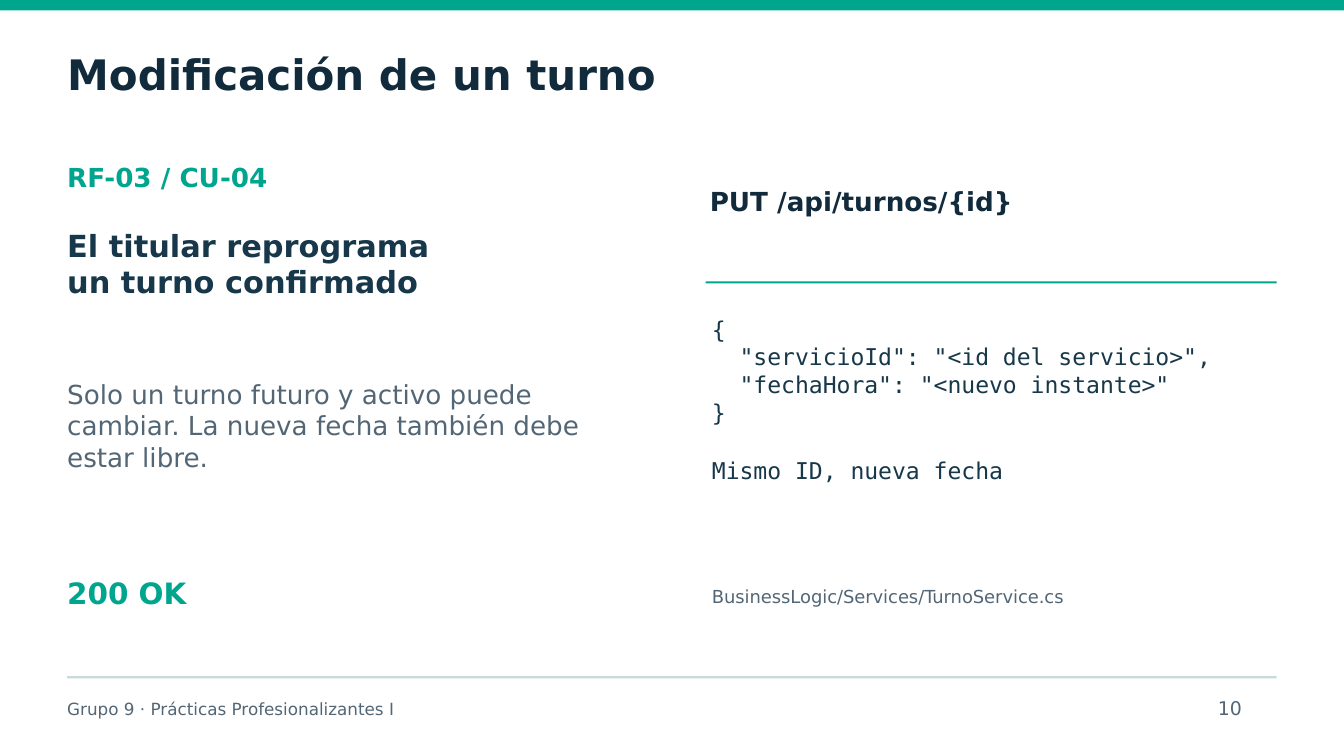
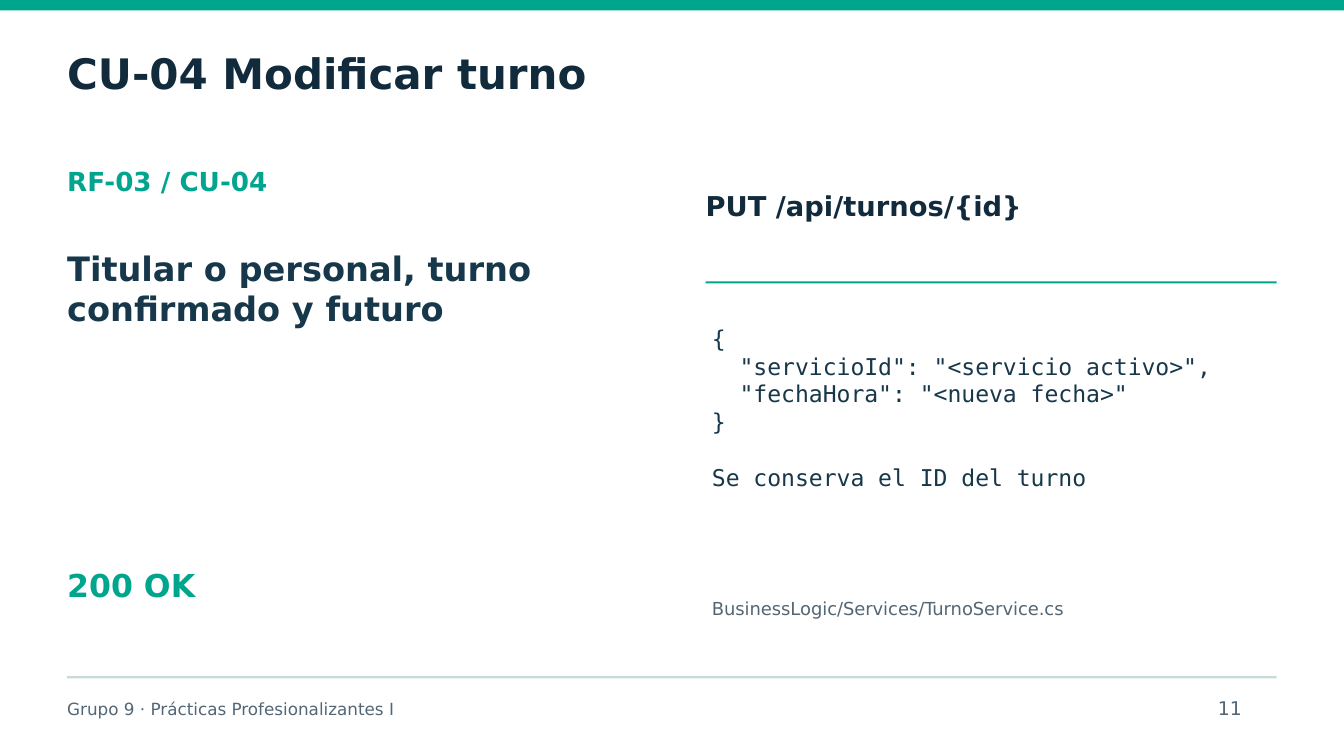
Before and after one commit to PracticasProfesionalizantes-I-2026/Grupo-9-TurnosLavadero, a slide deck: slide 11 of Documentos/Presentacion/TurnosLavadero-Grupo9.pptx (slide 10 before the commit). Drawn at 1344x756 pixels with LibreOffice and Linux fonts; fonts in the diff are those of the drawing. Boxes give left, top, right and bottom in pixels: in the first picture for what was removed or moved away, otherwise in the second. Text is boxed around its words. In the diff, an @@ line names an element or a change of style, - is before the commit and + after.

```diff
--- a/Documentos/Presentacion/TurnosLavadero-Grupo9.pptx
+++ b/Documentos/Presentacion/TurnosLavadero-Grupo9.pptx
@@ text at bbox=[67, 57, 586, 90]: text changed @@
-Modificación de un turno
+CU-04 Modificar turno
@@ text "RF-03 / CU-04": place and size @@
-text "RF-03 / CU-04" at bbox=[67, 167, 268, 188]
+text "RF-03 / CU-04" at bbox=[67, 171, 268, 192]
@@ text "PUT /api/turnos/{id}" at bbox=[706, 195, 1022, 222]: size 18.8 to 19.5 pt @@
@@ text at bbox=[67, 255, 532, 328]: text changed; size 21.8 to 24 pt @@
-El titular reprograma
-un turno confirmado
+Titular o personal, turno confirmado y futuro
@@ text "{": place and size @@
-text "{" at bbox=[712, 347, 1211, 483]
+text "{" at bbox=[712, 357, 1211, 487]
@@ text at bbox=[740, 357, 1211, 403]: text changed @@
-"servicioId": "<id del servicio>",
-"fechaHora": "<nuevo instante>"
+"servicioId": "<servicio activo>",
+"fechaHora": "<nueva fecha>"
@@ text removed at bbox=[67, 384, 578, 468] @@
-Solo un turno futuro y activo puede cambiar. La nueva fecha también debe estar libre.
@@ text at bbox=[712, 468, 1086, 487]: text changed @@
-Mismo ID, nueva fecha
+Se conserva el ID del turno
@@ text "200 OK": place and size @@
-text "200 OK" at bbox=[67, 582, 187, 605]
+text "200 OK" at bbox=[67, 573, 195, 598]
@@ text "200 OK" at bbox=[67, 573, 195, 598]: size 21 to 22.5 pt @@
@@ text "BusinessLogic/Services/TurnoService.cs": place and size @@
-text "BusinessLogic/Services/TurnoService.cs" at bbox=[712, 589, 1064, 607]
+text "BusinessLogic/Services/TurnoService.cs" at bbox=[712, 601, 1064, 619]
@@ text at bbox=[1218, 701, 1242, 715]: text changed @@
-10
+11
```
Also in this commit, not shown: 7 other slides changed, 9 slides added, 6 slides removed, 44 other files.
